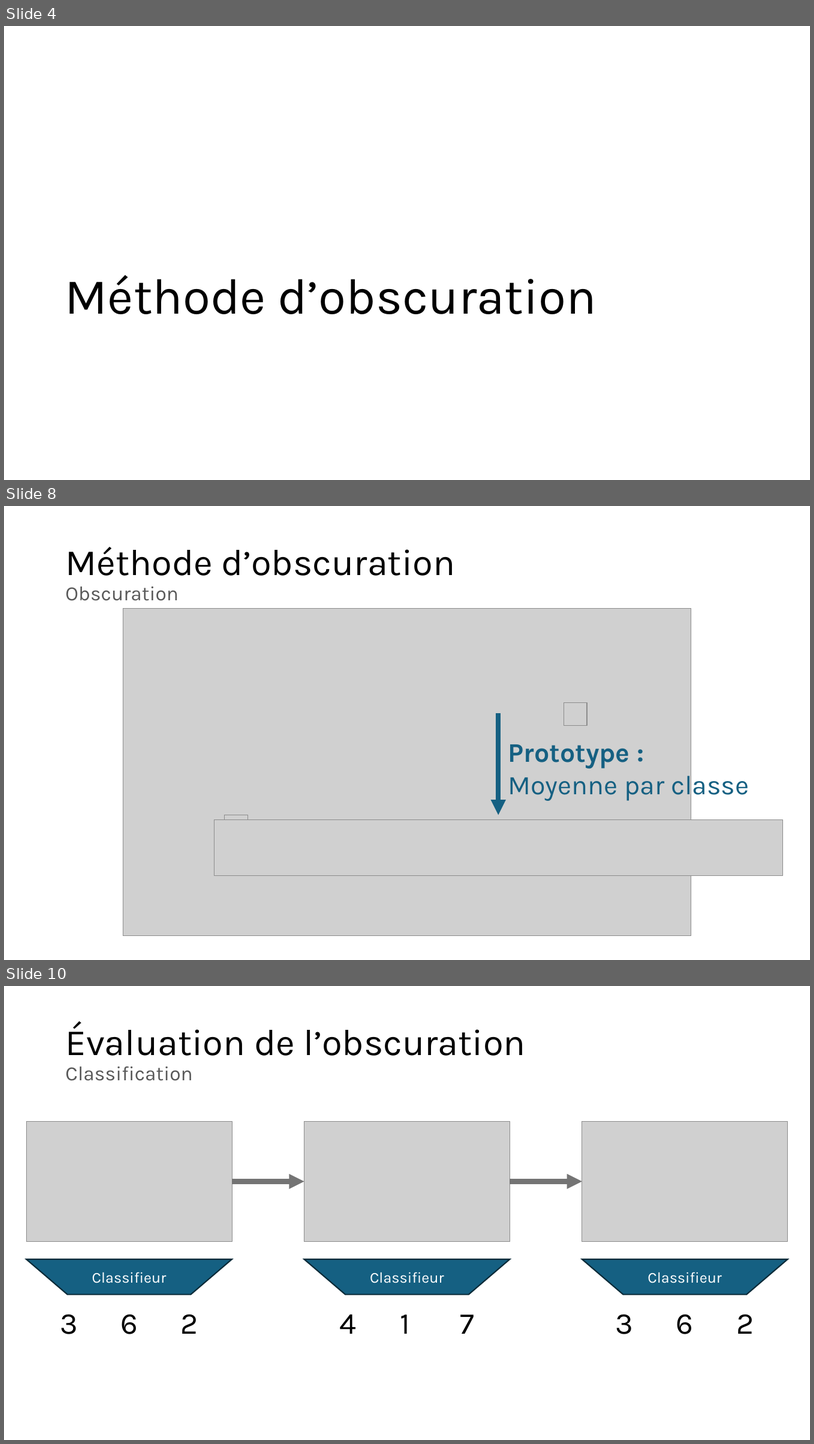
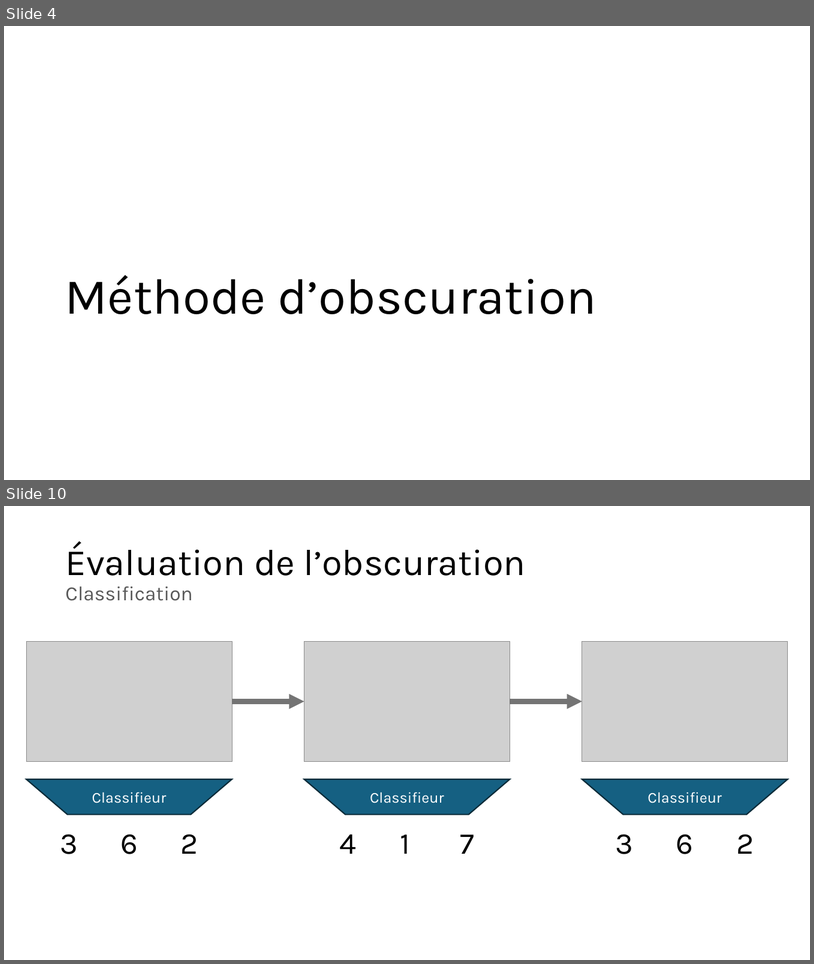
Before and after one commit to owilo/Stage, a slide deck: Documents/Slides/Obscuration de contenu numérique dans une image.pptx. Shown one above the other, each under a label of ours: slides 4, 8 and 10 before the commit, slides 4 and 10 after it; the slides between them are not shown. The pictures are 814x1444 and 814x964 pixels, drawn with LibreOffice and Linux fonts; fonts in the diff are those of the drawing; grey boxes stand for pictures. Boxes give left, top, right and bottom in pixels: in the first picture for what was removed or moved away, otherwise in the second. Text is boxed around its words. In the diff, an @@ line names an element or a change of style, - is before the commit and + after.

```diff
--- a/Documents/Slides/Obscuration de contenu numérique dans une image.pptx
+++ b/Documents/Slides/Obscuration de contenu numérique dans une image.pptx
@@ slide 8 removed at (x1=4, y1=506, x2=810, y2=960), background #FFFFFF @@
@@ title removed at (x1=65, y1=547, x2=455, y2=601) @@
-Méthode d’obscuration
-Obscuration
@@ picture removed at (x1=123, y1=608, x2=692, y2=936) @@
@@ picture removed at (x1=564, y1=703, x2=587, y2=726) @@
@@ arrow removed from (499, 713) to (499, 814) @@
@@ text removed at (x1=509, y1=744, x2=749, y2=801) @@
-Prototype :
-Moyenne par classe
@@ picture removed at (x1=215, y1=819, x2=783, y2=875) @@
@@ picture removed at (x1=225, y1=814, x2=248, y2=838) @@
```
Also in this commit, not shown: 8 slides changed, 4 slides added, 3 other slides removed.
